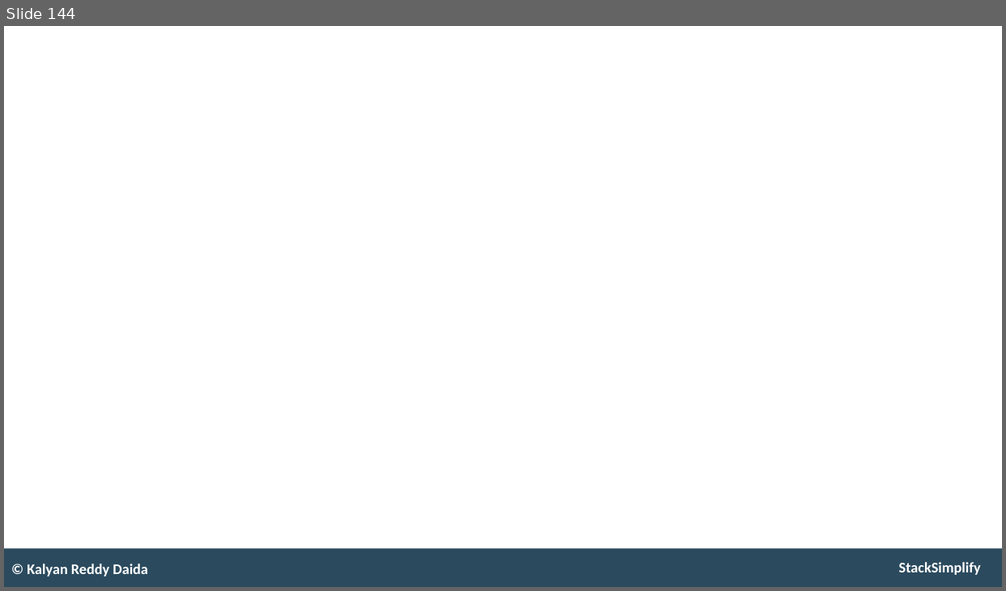
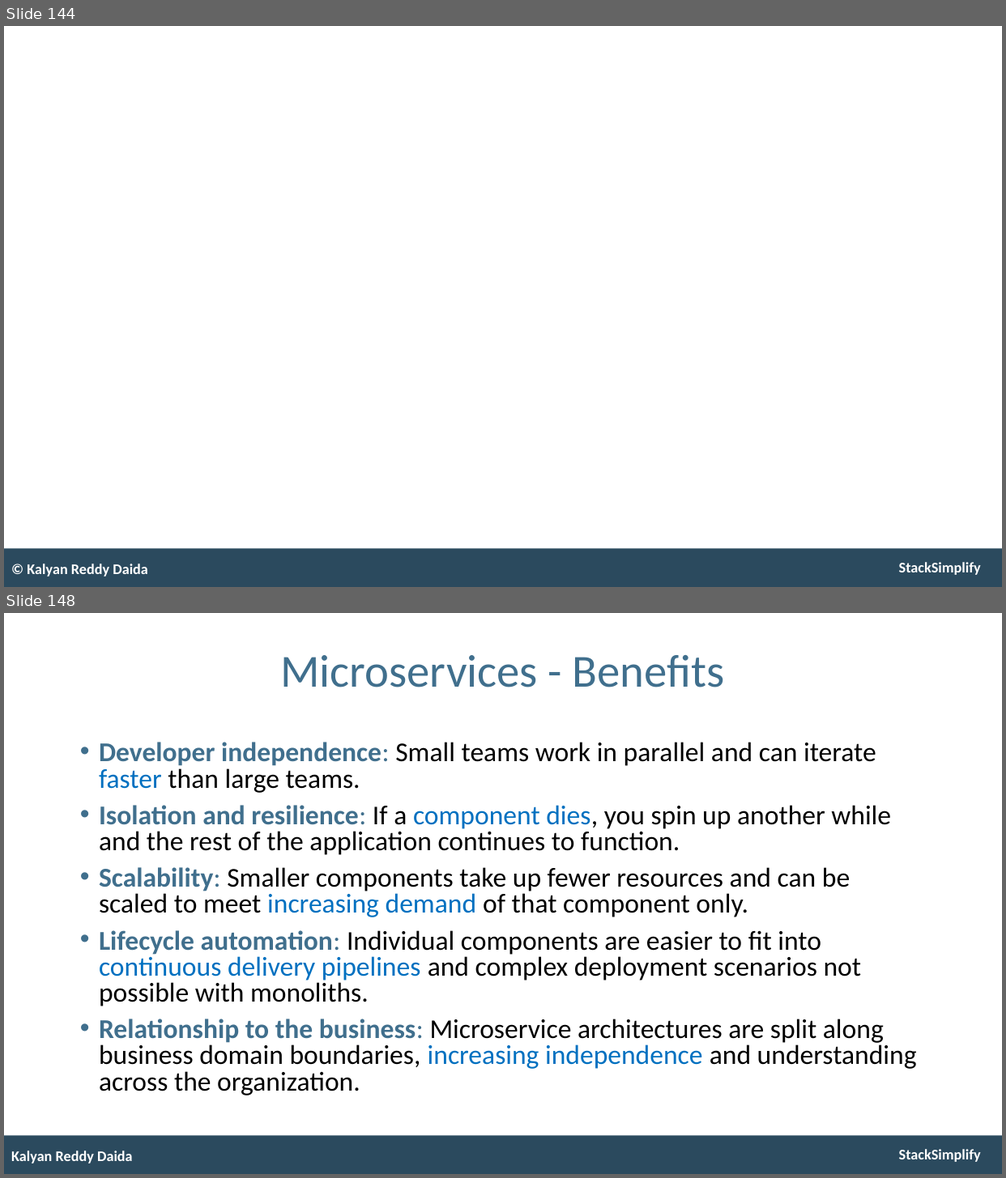
Before and after one commit to talvionyx/aws-eks-kubernetes-masterclass, a slide deck: presentation/AWS-Fargate-and-EKS-Masterclass.pptx. Shown one above the other, each under a label of ours: slide 144 before the commit, slides 144 and 148 after it; the slides between them are not shown. The pictures are 1006x591 and 1006x1178 pixels, drawn with LibreOffice and Linux fonts; fonts in the diff are those of the drawing. Boxes give left, top, right and bottom in pixels: in the first picture for what was removed or moved away, otherwise in the second. Text is boxed around its words. In the diff, an @@ line names an element or a change of style, - is before the commit and + after.

```diff
--- a/presentation/AWS-Fargate-and-EKS-Masterclass.pptx
+++ b/presentation/AWS-Fargate-and-EKS-Masterclass.pptx
@@ slide 148 added at <box>4,613,1002,1174</box>, background #FFFFFF; not listed: 2 template elements that a slide beside it also shows @@
@@ title added at <box>281,655,725,688</box>, 53 pt, text #406F8D @@
+Microservices - Benefits
@@ text added at <box>99,742,917,1096</box>, 31.4 pt, text #000000 @@
+• Developer independence: Small teams work in parallel and can iterate faster than large teams.
+• Isolation and resilience: If a component dies, you spin up another while and the rest of the application continues to function.
+• Scalability: Smaller components take up fewer resources and can be scaled to meet increasing demand of that component only.
+• Lifecycle automation: Individual components are easier to fit into continuous delivery pipelines and complex deployment scenarios not possible with monoliths.
+• Relationship to the business: Microservice architectures are split along business domain boundaries, increasing independence and understanding across the organization.
@@ text added at <box>11,1151,133,1164</box>, 17 pt, text #FFFFFF, bold @@
+Kalyan Reddy Daida
```
Also in this commit, not shown: 32 other slides added.
